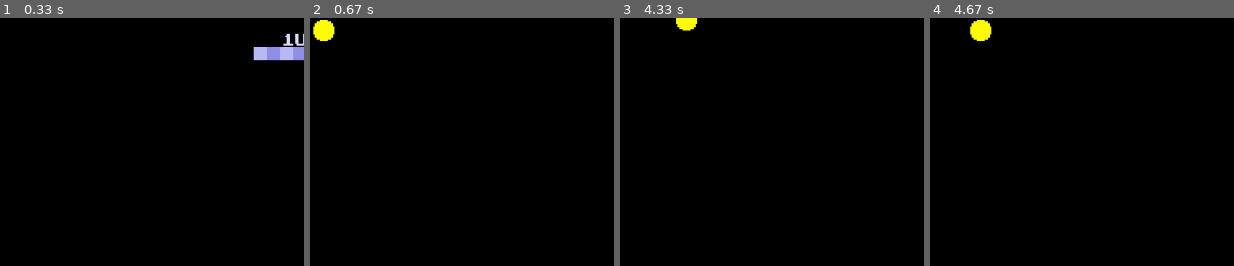
Above: before the commit, frames 1-4 (left to right).
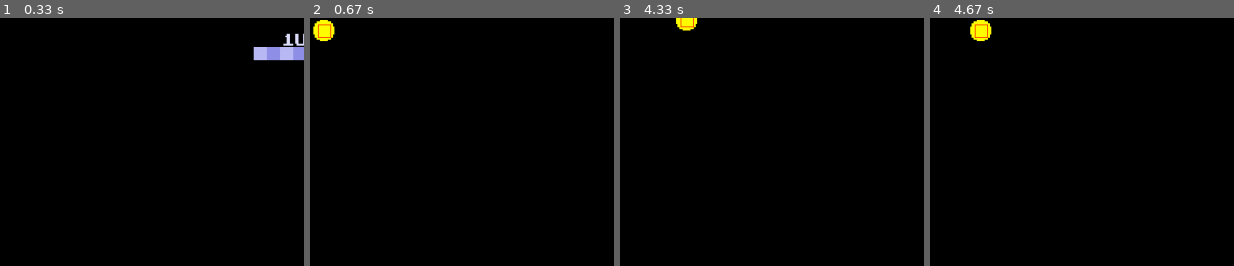
Above: after the commit, the same moments.

Repository: bqtankiet/GamePacMan_pygame
Game: pygame game, started from src/main.py
Two runs of this game, one before a commit and one after it. Both use one fixed random seed, a clock stepped at 60 frames per second and the inputs below.
Inputs:
- Up to frame 1 (0.33 s): no input
- Up to frame 2 (0.67 s): tap Enter at 0.33 s
- Up to frame 3 (4.33 s): hold Up 0.67-1.13 s; hold Down 2.23-2.53 s; hold Right 3.4-4.03 s; hold Down from 4.07 s (still down)
- Up to frame 4 (4.67 s): release Down at 4.43 s; hold Left from 4.47 s (still down)
The pictures show only the part of the screen within x 0-50%, y 0-50%; the shares and areas given below are measured in that part.

Frame 1 is identical in both runs. In frame 2, 0.1% of the frame differs, in the area x 2-8%, y 2-9%; in frame 3, less than 0.1%; in frame 4, 0.1%, in the area x 14-20%, y 2-9%.

Commit message:
debugger module

Diff:
--- a/src/scenes/gameplay.py
+++ b/src/scenes/gameplay.py
@@ -3,6 +3,7 @@
 from src.entities.pacman import Pacman
 from src.scenes.scene import Scene
 from src.utils.enum import Direction
+import src.utils.debugger as debugger
 
 
 class GamePlay(Scene):
@@ -15,6 +16,8 @@
     def render_surface(self):
         self.surface.fill("black")
         self.sprites.draw(self.surface)
+        #draw hitbox
+        debugger.draw_hitbox(self.surface, self.pacman)
 
     def handle_event(self):
         keys = pygame.key.get_pressed()
--- a/src/test.py
+++ b/src/test.py
@@ -14,9 +14,19 @@
             if event.type == pygame.QUIT:
                 running = False
             # update
-            text = ImageLoader().pacman_live()
-            area = text.get_rect(center = (WIDTH//2, HEIGHT//2))
-            screen.blit(text, area)
+            box1 = pygame.Surface((50, 50))
+            box1.fill("red")
+            box1_rect = box1.get_rect(topleft=(0, 0))
+
+            box2 = pygame.Surface((50, 50))
+            box2.fill("green")
+            box2_rect = box2.get_rect(topleft = (0, 50))
+
+            screen.blit(box1, box1_rect.topleft)
+            screen.blit(box2, box2_rect.topleft)
+            print(box1_rect, box2_rect)
+            print(box1_rect.colliderect(box2_rect))
+
             # end update
             pygame.display.flip()
             clock.tick(60)
--- /dev/null
+++ b/src/utils/debugger.py
@@ -0,0 +1,5 @@
+import pygame
+
+
+def draw_hitbox(surface, sprite):
+    pygame.draw.rect(surface, "red", sprite.get_hitbox(), 1)
